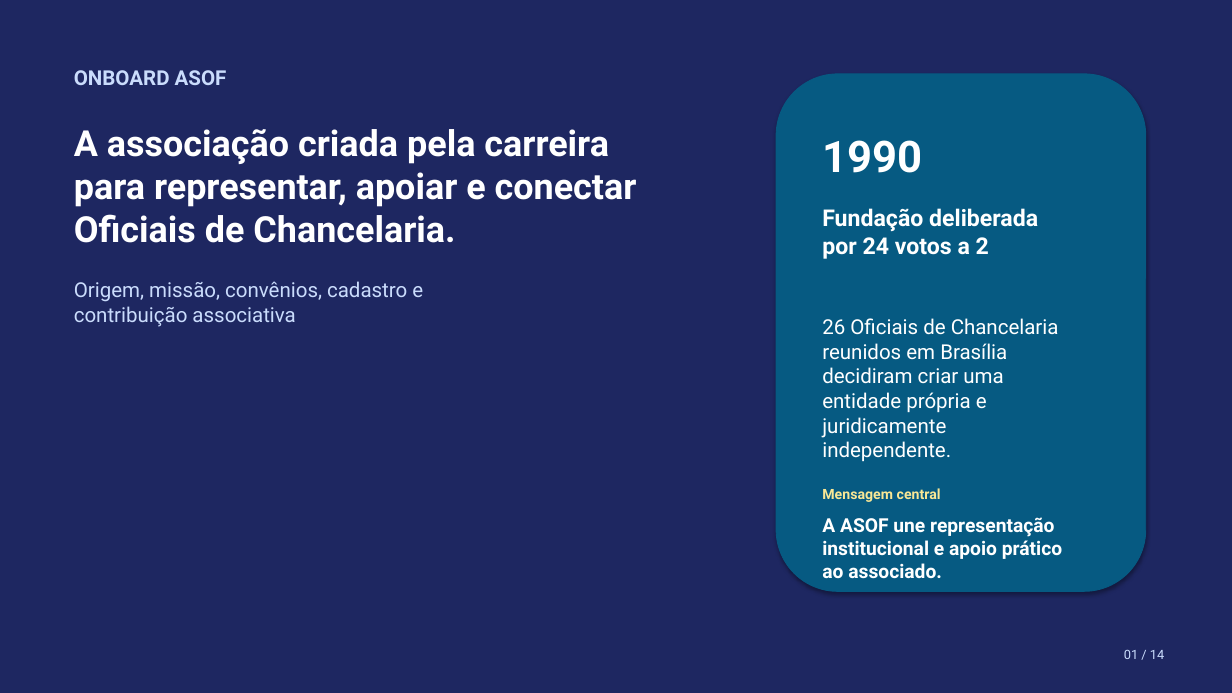
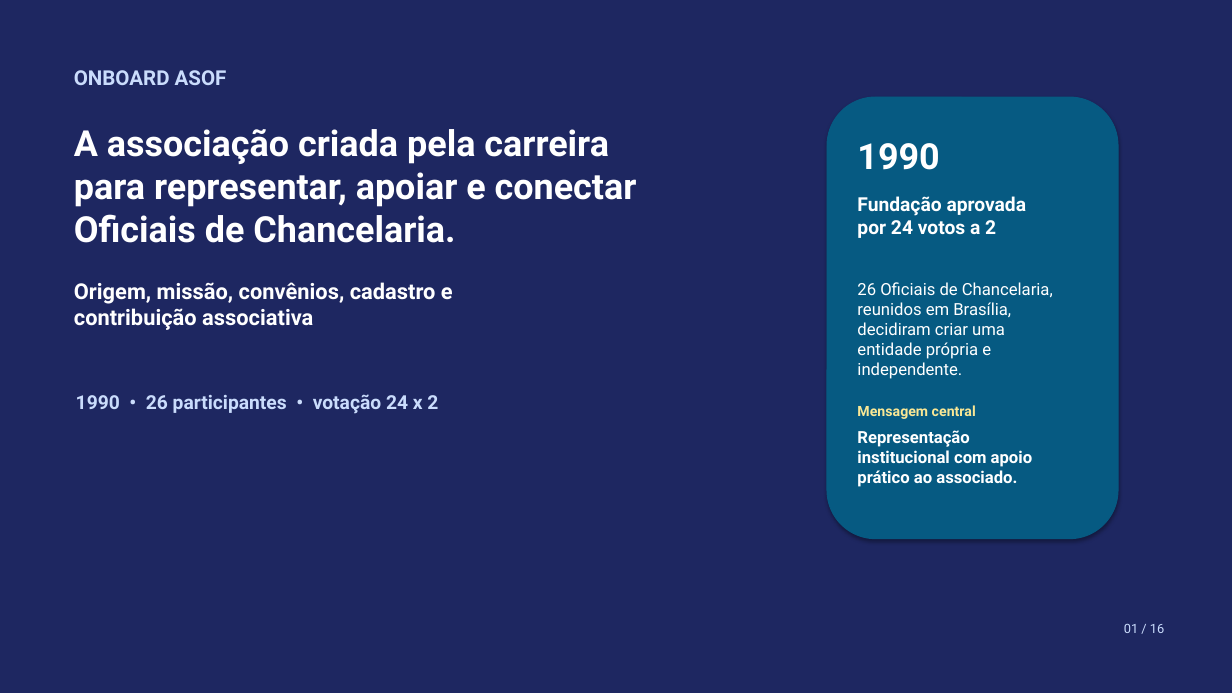
Before and after one commit to prof-ramos/onboard-asof, a slide deck: slide 1 of presentation/onboard-asof.pptx. Drawn at 1232x693 pixels with LibreOffice and Linux fonts; fonts in the diff are those of the drawing. Boxes give left, top, right and bottom in pixels: in the first picture for what was removed or moved away, otherwise in the second. Text is boxed around its words. In the diff, an @@ line names an element or a change of style, - is before the commit and + after.

```diff
--- a/presentation/onboard-asof.pptx
+++ b/presentation/onboard-asof.pptx
@@ rounded rectangle: place and size @@
-rounded rectangle at <box>776,74,1146,592</box>
+rounded rectangle at <box>827,97,1118,539</box>
@@ text "1990": place and size @@
-text "1990" at <box>822,140,922,173</box>
+text "1990" at <box>857,143,939,170</box>
@@ text "1990" at <box>857,143,939,170</box>: size 34 to 28 pt @@
@@ text at <box>857,196,1027,216</box>: text changed; size 18 to 15 pt @@
-Fundação deliberada
+Fundação aprovada
@@ text "Fundação aprovada": place and size @@
-text "Fundação aprovada" at <box>822,208,1038,259</box>
+text "Fundação aprovada" at <box>857,196,1027,238</box>
@@ text at <box>857,220,996,238</box>: size 18 to 15 pt in "por 24 votos a 2" @@
@@ text "Origem, missão, convênios, cadastro e ..." at <box>74,282,453,330</box>: size 16 to 17 pt, text colour #CADCFC to #FFFFFF, bold on @@
@@ text at <box>857,282,1053,379</box>: text changed; size 16 to 13 pt @@
-26 Oficiais de Chancelaria reunidos em Brasília decidiram criar uma entidade própria e juridicamente independente.
+26 Oficiais de Chancelaria, reunidos em Brasília, decidiram criar uma entidade própria e independente.
@@ text added at <box>76,394,438,414</box>, 15 pt, text #CADCFC, bold @@
+1990 • 26 participantes • votação 24 x 2
@@ text "Mensagem central": place and size @@
-text "Mensagem central" at <box>822,488,941,502</box>
+text "Mensagem central" at <box>857,405,976,419</box>
@@ text at <box>857,430,1033,487</box>: text changed; size 15 to 13 pt @@
-A ASOF une representação institucional e apoio prático ao associado.
+Representação institucional com apoio prático ao associado.
@@ text at <box>1124,624,1164,633</box>: text changed @@
-01 / 14
+01 / 16
```
Also in this commit, not shown: 13 other slides changed, 2 slides added, 1 other file.
